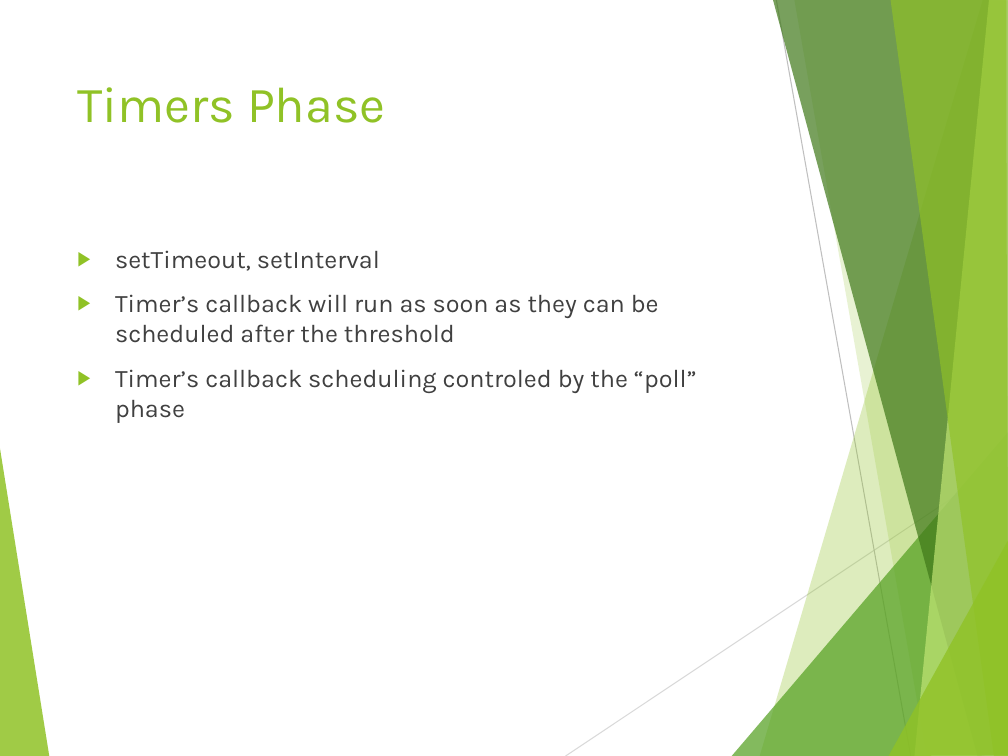
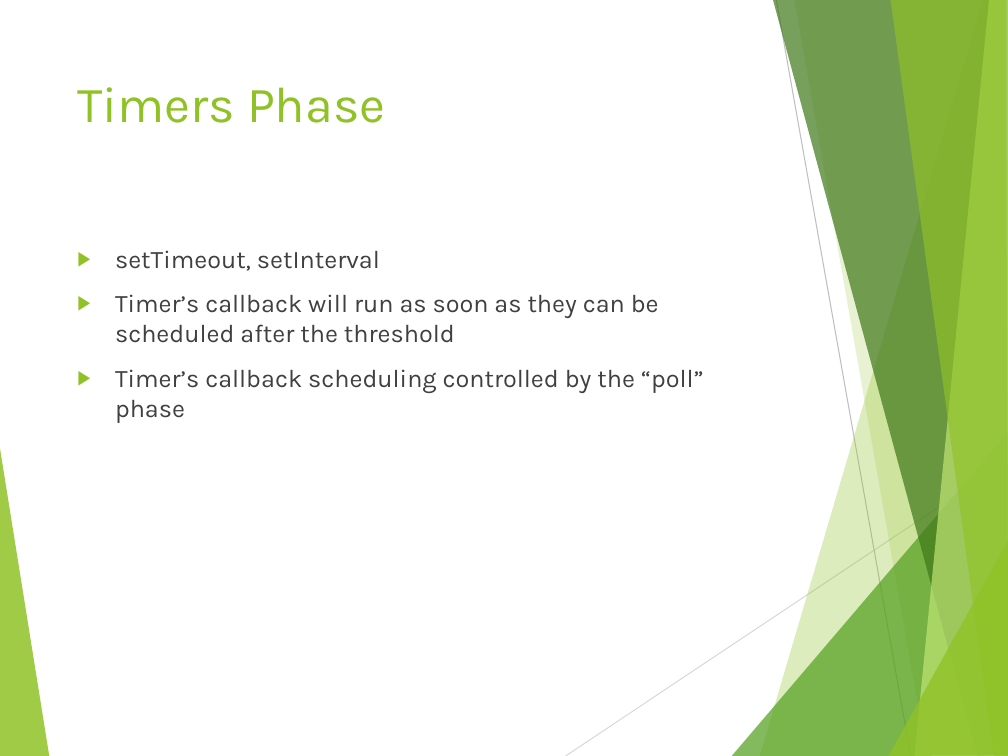
Before and after one commit to tamarstern/MyNodeJSCourse, a slide deck: slide 23 of day1/event_loop_deep_dive/event_loop_deep_dive.pptx (slide 22 before the commit). Drawn at 1008x756 pixels with LibreOffice and Linux fonts; fonts in the diff are those of the drawing. Boxes give left, top, right and bottom in pixels: in the first picture for what was removed or moved away, otherwise in the second. Text is boxed around its words. In the diff, an @@ line names an element or a change of style, - is before the commit and + after.

```diff
--- a/day1/event_loop_deep_dive/event_loop_deep_dive.pptx
+++ b/day1/event_loop_deep_dive/event_loop_deep_dive.pptx
@@ text at <box>115,369,704,423</box>: text changed @@
-▶ Timer’s callback scheduling controled by the “poll” phase
+▶ Timer’s callback scheduling controlled by the “poll” phase
```
Also in this commit, not shown: 1 slide added, 11 other files.
